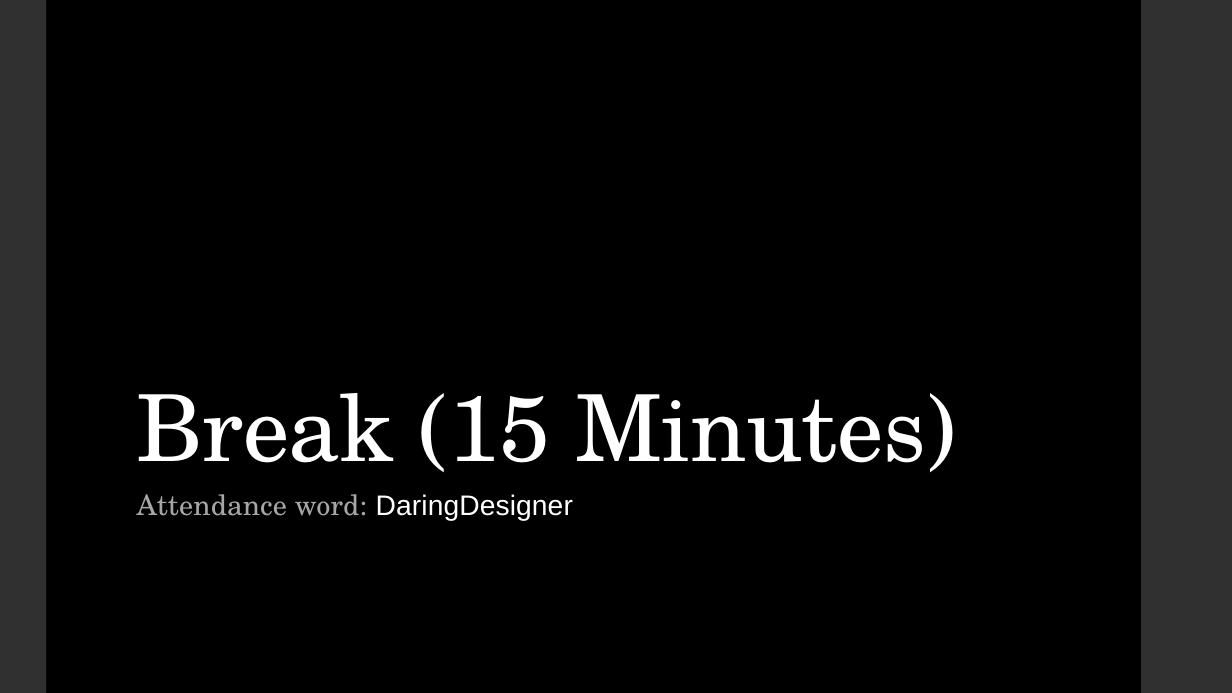
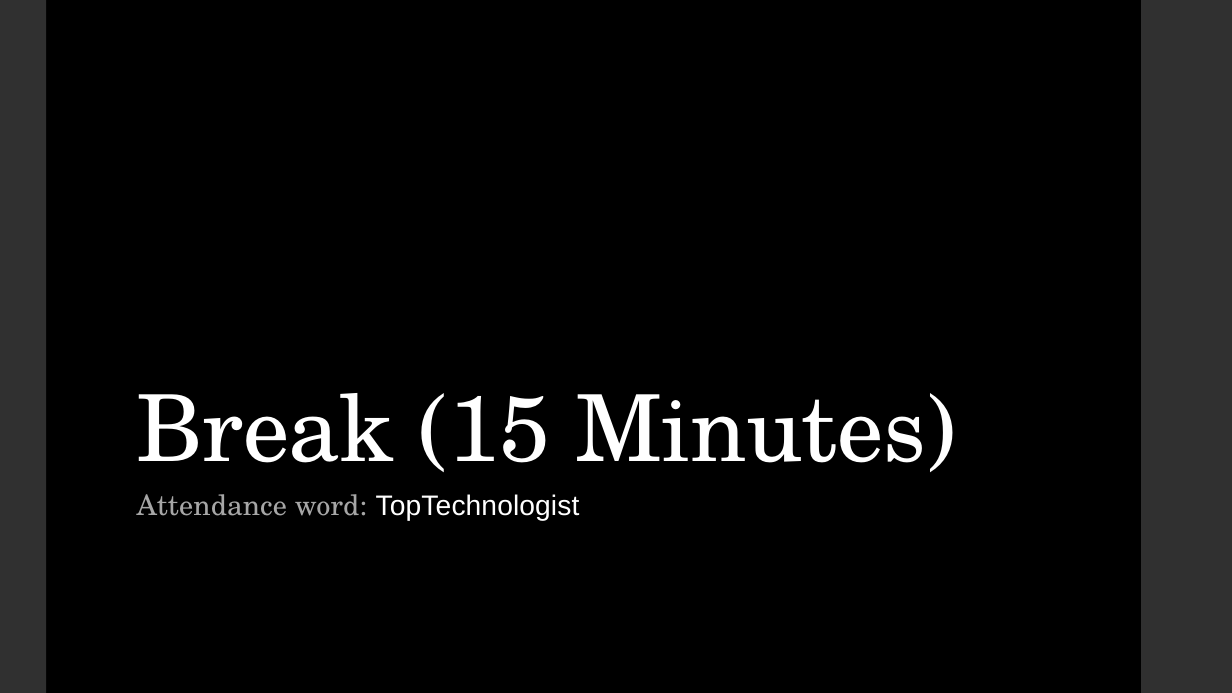
Before and after one commit to LaunchCoderGirlSTL/Data-Science-Assignments, a slide deck: slide 13 of course_material/week_07/week_07_presentation.pptx. Drawn at 1232x693 pixels with LibreOffice and Linux fonts; fonts in the diff are those of the drawing. Boxes give left, top, right and bottom in pixels: in the first picture for what was removed or moved away, otherwise in the second. Text is boxed around its words. In the diff, an @@ line names an element or a change of style, - is before the commit and + after.

```diff
--- a/course_material/week_07/week_07_presentation.pptx
+++ b/course_material/week_07/week_07_presentation.pptx
@@ subtitle at box(137, 494, 580, 521): text changed @@
-Attendance word: DaringDesigner
+Attendance word: TopTechnologist
```
Also in this commit, not shown: 2 other slides changed.
